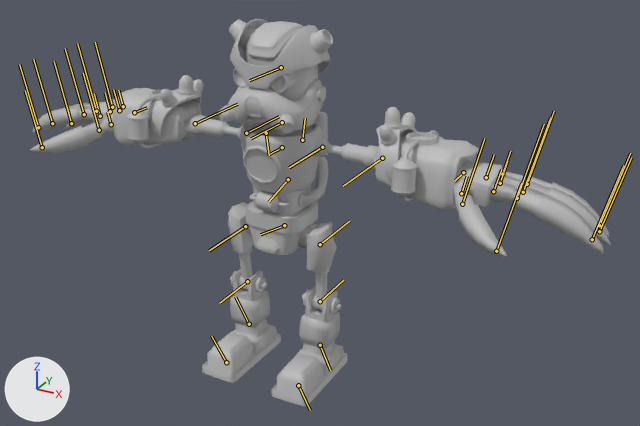
One commit to the FBX model Assets/Assets/NewAssets/ModelsCharacter/PETopeT-Pose.fbx: the scene before it, then after it.
Camera for both pictures: a 50 mm camera at (10.79, -17.68, 13.36) aimed at (1.01, 0.11, 4.46). Lighting does not change. The marker at lower left points along +X, +Y and +Z. Both versions are drawn at the pose saved in each file; the numbers are the values there. The bones that bend it are drawn over the model as lines.

Names of what the first picture shows: 'Cabeza_LOW', 'Cuerpo_LOW', 'Mano_LOW', 'Patas_LOW'.
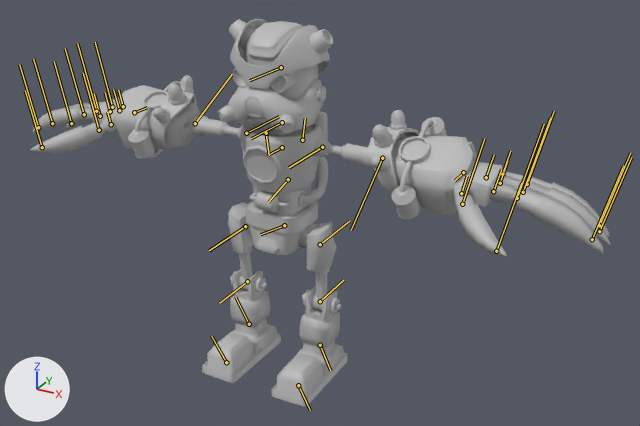
The change, as a list of edits to the scene's bpy script:
```text
Change bone_petoporigging_leftforearm:
    where bone_petoporigging_leftforearm = bpy.data.objects['PETopoRigging_Reference'].pose.bones['PETopoRigging_LeftForeArm']  # child of 'PETopoRigging_LeftArm'
    bone_petoporigging_leftforearm.rotation_quaternion: (1.0, 0.0, 0.0, -0.023) -> (0.947, 0.322, -0.007, -0.022)  # degrees (0, 0, -3) -> degrees (38, 0, -3)
Change bone_petoporigging_lefthand:
    where bone_petoporigging_lefthand = bpy.data.objects['PETopoRigging_Reference'].pose.bones['PETopoRigging_LeftHand']  # child of 'PETopoRigging_LeftForeArm'
    bone_petoporigging_lefthand.rotation_quaternion: (1.0, 0.0, 0.0, 0.0) -> (0.947, -0.322, 0.0, 0.0)  # degrees (0, 0, 0) -> degrees (-38, 0, 0)
Change bone_petoporigging_rightforearm:
    where bone_petoporigging_rightforearm = bpy.data.objects['PETopoRigging_Reference'].pose.bones['PETopoRigging_RightForeArm']  # child of 'PETopoRigging_RightArm'
    bone_petoporigging_rightforearm.rotation_quaternion: (1.0, 0.0, 0.0, -0.023) -> (0.972, 0.233, -0.005, -0.023)  # degrees (0, 0, -3) -> degrees (27, 0, -3)
Change bone_petoporigging_righthand:
    where bone_petoporigging_righthand = bpy.data.objects['PETopoRigging_Reference'].pose.bones['PETopoRigging_RightHand']  # child of 'PETopoRigging_RightForeArm'
    bone_petoporigging_righthand.rotation_quaternion: (1.0, 0.0, 0.0, 0.0) -> (0.972, -0.233, 0.0, 0.0)  # degrees (0, 0, 0) -> degrees (-27, 0, 0)
```

Boxes (x1, y1, x2, y2) around the edits, measured in the pictures (640 x 426 px):
'Mano_LOW', posed: (29, 75, 611, 256) in both
bone 'PETopoRigging_LeftForeArm', root to tip: before (382, 158) to (343, 186); after (382, 158) to (351, 230)
bone 'PETopoRigging_RightForeArm', root to tip: before (195, 123) to (237, 104); after (195, 123) to (232, 74)
